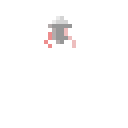
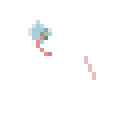
Two versions of the same layered image (128 × 128). Layer-by-layer changes:
hid "arms_set_blank_side_shake_frame4" over [44, 16, 76, 48]
added layer "arms_set_blank_side_drink_mojito_frame7" above "arms_set_blank_side_drink_mojito_frame6" over [28, 20, 96, 80]
